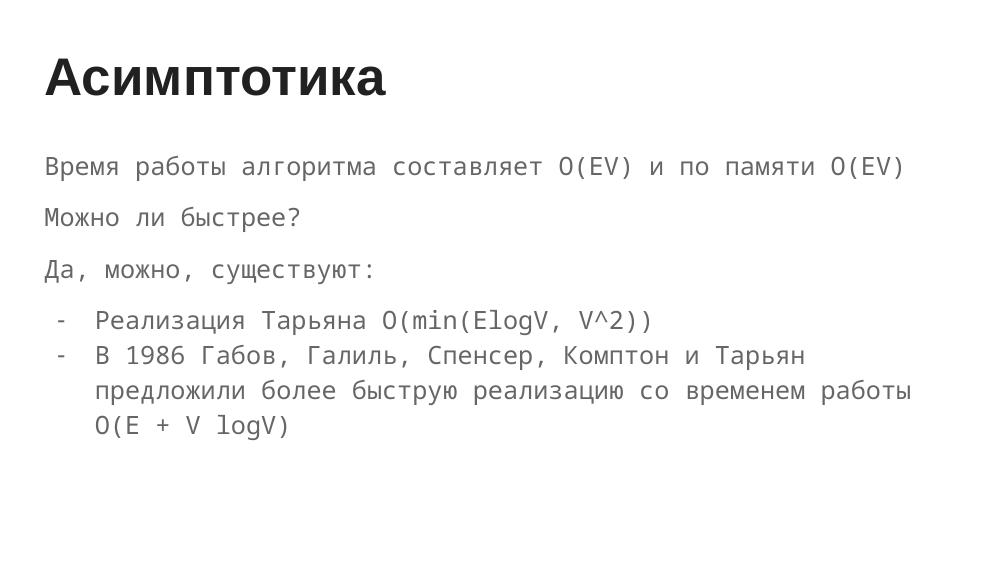
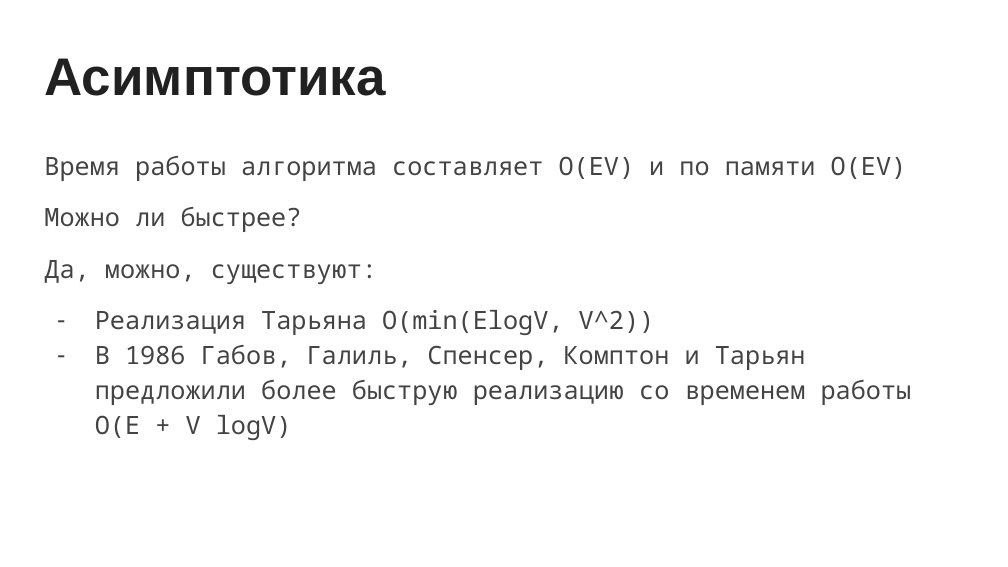
Before and after one commit to Alexander-Snigirev/AltExam, a slide deck: slide 11 of theory/presentation.pptx (slide 10 before the commit). Drawn at 1008x567 pixels with LibreOffice and Linux fonts; fonts in the diff are those of the drawing. Boxes give left, top, right and bottom in pixels: in the first picture for what was removed or moved away, otherwise in the second. Text is boxed around its words. In the diff, an @@ line names an element or a change of style, - is before the commit and + after.

```diff
--- a/theory/presentation.pptx
+++ b/theory/presentation.pptx
@@ text "Время работы алгоритма составляет O(EV) ..." at (44, 156, 912, 440): text colour #666666 to #434343; bullet colour #666666 to #434343 @@
```
Also in this commit, not shown: 8 other slides changed, 1 slide added, 1 other file.
